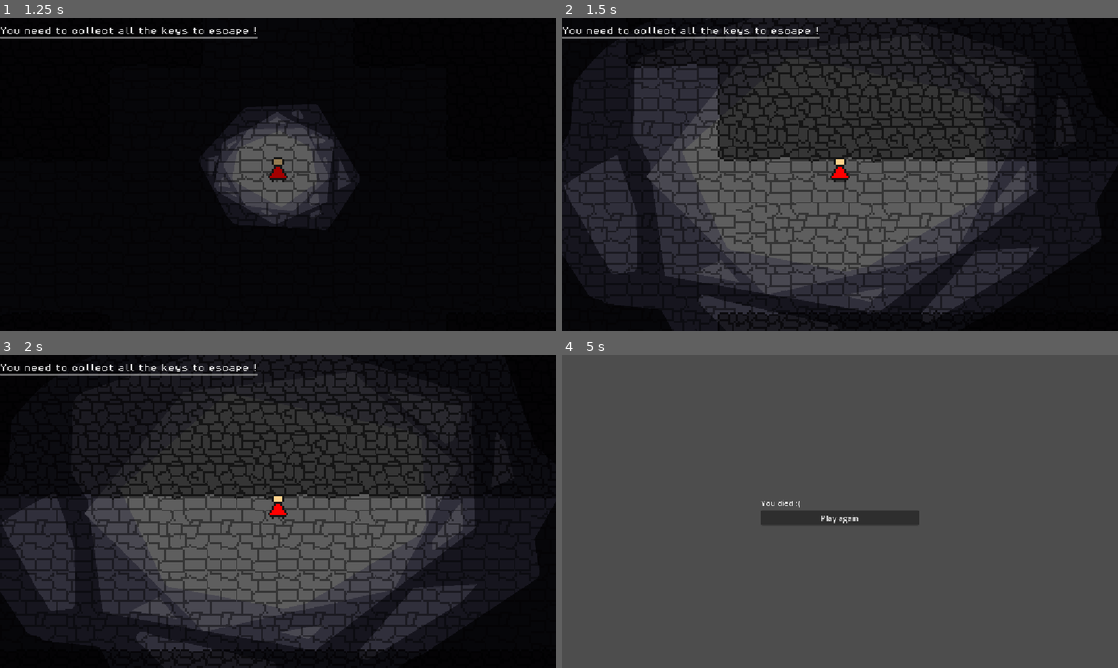
Above: before the commit, frames 1-4 (two rows, left to right).
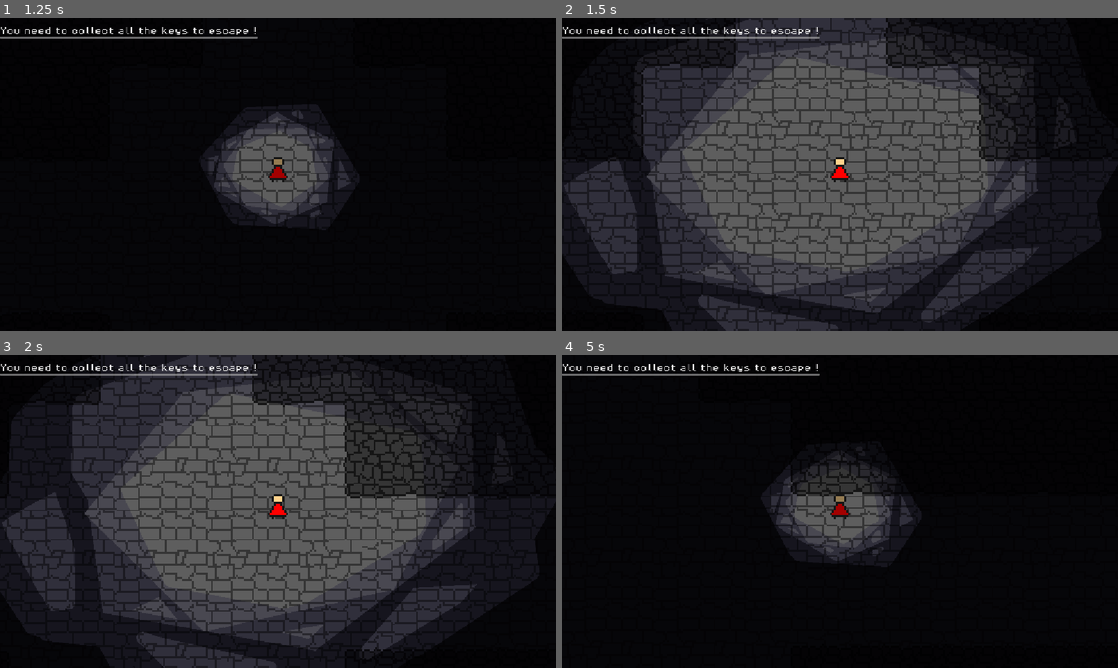
Above: after the commit, the same moments.

Repository: lethargii/bbqjam2026
Game: Godot game, scene res://Menus/main_menu.tscn
Two runs of this game, one before a commit and one after it. Both use one fixed random seed, a clock stepped at 60 frames per second and the inputs below.
Inputs (mouse positions are in pixels of both pictures, inside the frame that each line leads up to):
- Up to frame 1 (1.25 s): click "Start" at 0.5 s
- Up to frame 2 (1.5 s): tap Enter at 1.25 s; hold D (move right) from 1.28 s (still down); tap E (useMatch) at 1.35 s
- Up to frame 3 (2 s): keep holding D (move right)
- Up to frame 4 (5 s): release D (move right) at 2.03 s; hold S (move down) 2.03-2.75 s; tap E (useMatch) at 2.1, 3.6, 4.35 s; click (840, 517) at 2.75 s, where only the run before the commit has a clickable "Play again"; tap Space at 3.5 s; hold D (move right) 3.53-4.28 s; hold W (move up) from 4.28 s (still down)

Frame 1 is identical in both runs. In frame 2, 29% of the frame differs, in the area x 0-86%, y 0-100%; in frame 3, 30%; in frame 4, 97%, in the area x 0-100%, y 0-100%.

Commit message:
player slow

Diff:
--- a/entity/player.gd
+++ b/entity/player.gd
@@ -1,7 +1,7 @@
 extends CharacterBody2D
 class_name Player
 
-var speed = 750.0
+var speed = 75.0
 var playerHidden : int = 0
 var playerInSmokeyFOV : bool = false
 var hasAllKey=false
